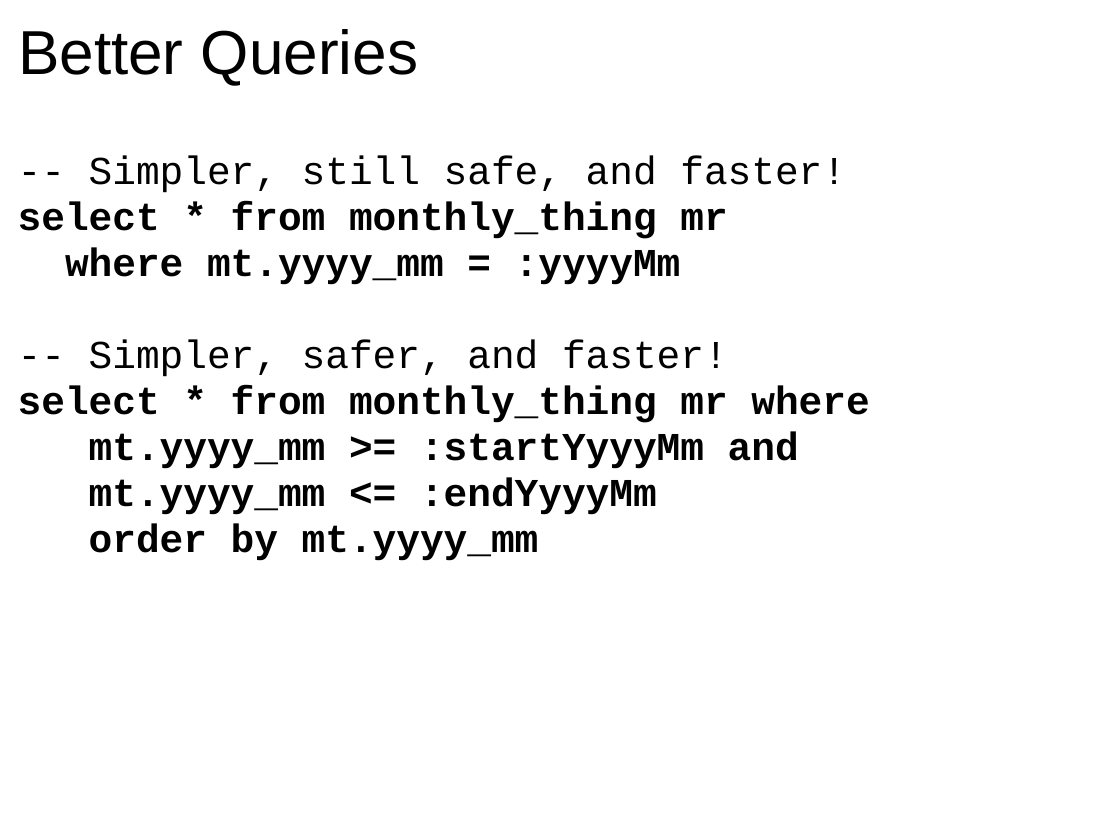
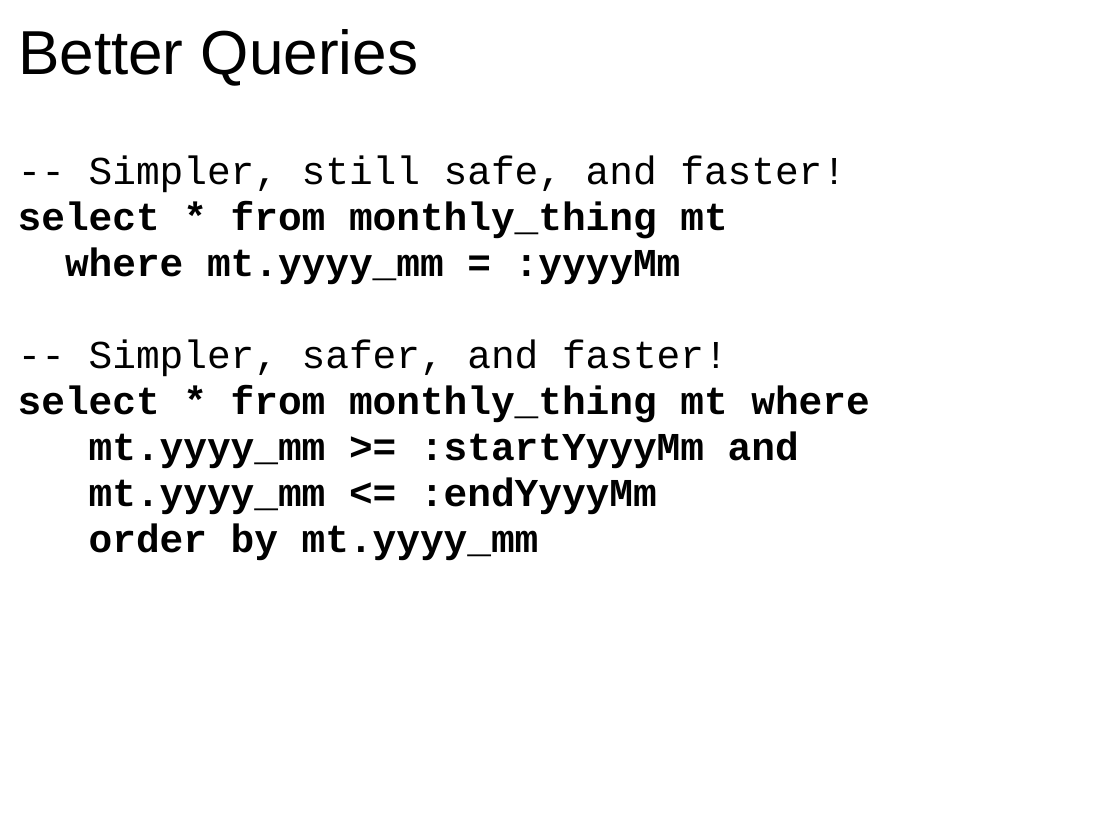
Before and after one commit to GlenKPeterson/refactJavaScalaCloj, a slide deck: slide 12 of refactJavaScalaCloj.ppt. Drawn at 1120x840 pixels with LibreOffice and Linux fonts; fonts in the diff are those of the drawing. Boxes give left, top, right and bottom in pixels: in the first picture for what was removed or moved away, otherwise in the second. Text is boxed around its words. In the diff, an @@ line names an element or a change of style, - is before the commit and + after.

Commit message:
Fixed little typos and added a few conclusion slides

```diff
--- a/refactJavaScalaCloj.ppt
+++ b/refactJavaScalaCloj.ppt
@@ text at (18, 201, 727, 239): text changed @@
-select * from monthly_thing mr
+select * from monthly_thing mt
@@ text at (18, 385, 869, 423): text changed @@
-select * from monthly_thing mr where
+select * from monthly_thing mt where
```
Also in this commit, not shown: 3 other slides changed, 5 slides added.
